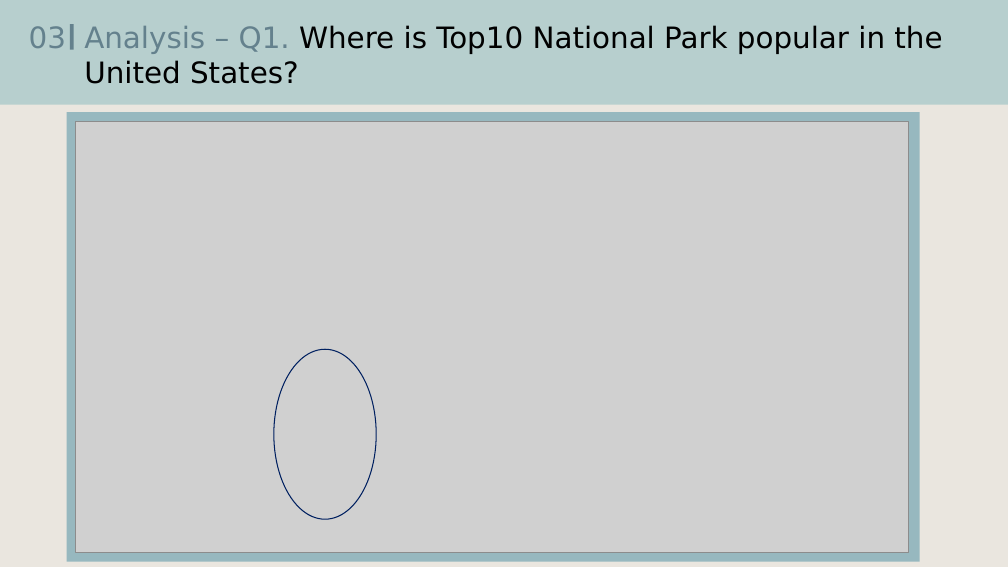
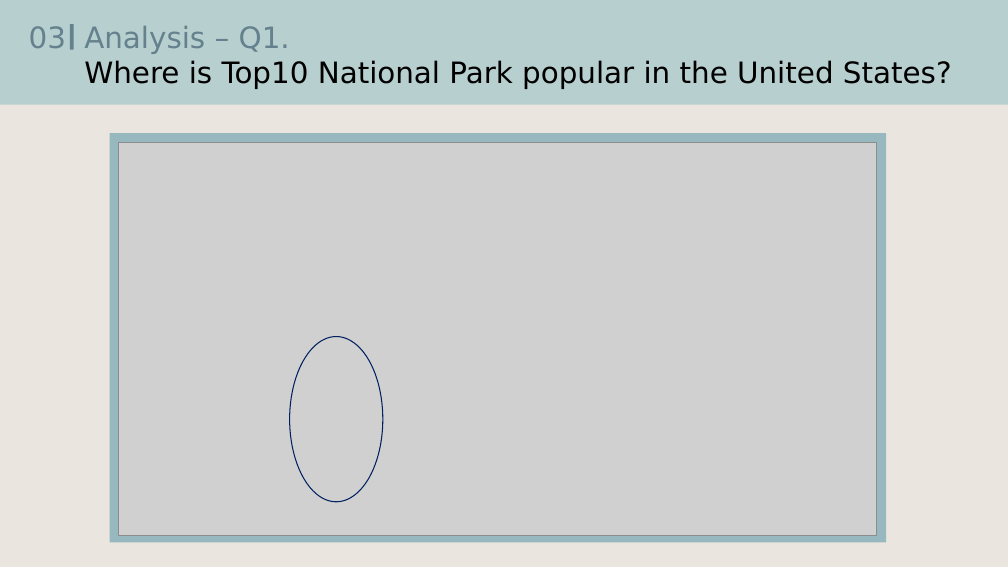
Before and after one commit to hayley01145553/WebScrapingProject, a slide deck: slide 6 of Web Scraping Project.pptx. Drawn at 1008x567 pixels with LibreOffice and Linux fonts; fonts in the diff are those of the drawing; grey boxes stand for pictures. Boxes give left, top, right and bottom in pixels: in the first picture for what was removed or moved away, otherwise in the second. Text is boxed around its words. In the diff, an @@ line names an element or a change of style, - is before the commit and + after.

```diff
--- a/Web Scraping Project.pptx
+++ b/Web Scraping Project.pptx
@@ text at [84, 26, 952, 89]: text changed @@
-Analysis – Q1. Where is Top10 National Park popular in the United States?
+Analysis – Q1.
+Where is Top10 National Park popular in the United States?
@@ rectangle: place and size @@
-rectangle at [67, 112, 920, 562]
+rectangle at [110, 133, 886, 542]
@@ picture: place and size @@
-picture at [76, 121, 908, 553]
+picture at [119, 142, 876, 535]
@@ ellipse: place and size @@
-ellipse at [274, 349, 376, 520]
+ellipse at [290, 337, 383, 502]
@@ text removed at [408, 550, 599, 553] @@
-Copyright ⓒ Slug. All right reserved.
```
Also in this commit, not shown: 7 other slides changed.
